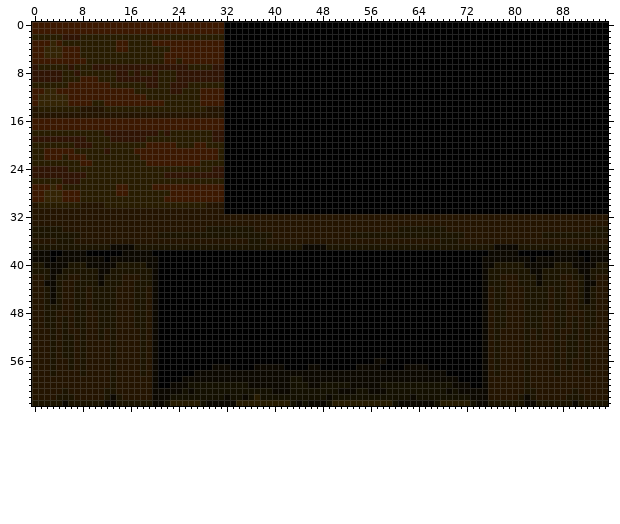
Two states of a sprite sheet, enginefx/textures-32/pack012/pedestal_wooden.png. Above is the file before it was changed.
The file is 96x64 pixels. Colours within 5 levels of each other are drawn and written as one.
Once edited:
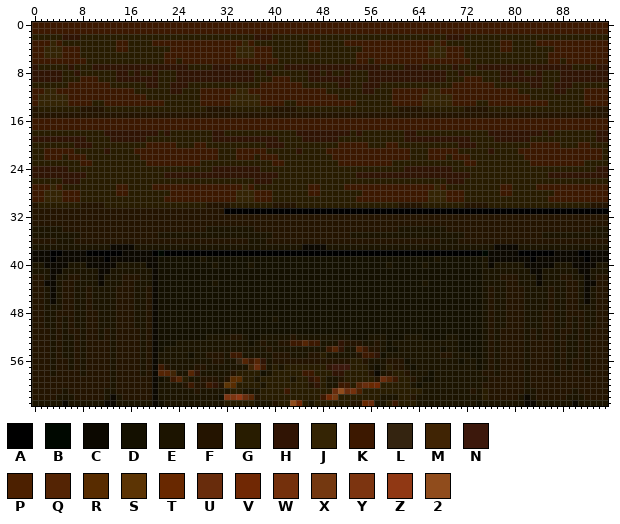
Palette (. is transparent): A #000000  B #000800  C #0c0800  D #141000  E #1c1400  F #241400  G #281c00  H #301404  J #342404  K #3c1800  L #342410  M #402404  N #3c180c  P #4c2000  Q #542404  R #582c00  S #5c3404  T #682800  U #682c0c  V #702804  W #74300c  X #743810  Y #7c3410  Z #903814  2 #904c1c
Author's note on the commit: Made the bottom of guard posts look nicer (#41)
Difference:
Changed rows in their new state; - is an unchanged pixel.
first column x 32:
 0 KKKKKKKKKKKKKKKKKKKKKKKKKKKKKKKKKKKKKKKKKKKKKKKKKKKKKKKKKKKKKKKK
 1 KKKKKKKKKKKKKKKKKKKKKKKKKKKKKKKKKKKKKKKKKKKKKKKKKKKKKKKKKKKKKKKK
 2 GGGGGHHHGGGGGGGGGGGGGGGGGGGGGGGGGGGGGHHHGGGGGGGGGGGGGGGGGGGGGGGG
 3 KKKJKGGGGGGGGGKKGGGGKKKKKKKKKKKKKKKJKGGGGGGGGGKKGGGGKKKKKKKKKKKK
 4 KKJJJKKKGGGGGGKKGGGGGGGKKKKKKKKKKKJJJKKKGGGGGGKKGGGGGGGKKKKKKKKK
 5 KKJJJKKKGGGGGGGGGGGGGGKKKKKKKKKKKKJJJKKKGGGGGGGGGGGGGGKKKKKKKKKK
 6 KKKKKKKKKGGGGGGGGGGGGGKKGKKKKKKKKKKKKKKKKGGGGGGGGGGGGGKKGKKKKKKK
 7 HGGGGGHGGGHHHHHHHHHHHHHHHHGGGGHHHGGGGGHGGGHHHHHHHHHHHHHHHHGGGGHH
 8 HHHHHGGHGGGGGGHHGHGGHGGGHHHHHHHHHHHHHGGHGGGGGGHHGHGGHGGGHHHHHHHH
 9 HHHHHGGGKKKGGGHHHHHHHGGGHHHHHHHHHHHHHGGGKKKGGGHHHHHHHGGGHHHHHHHH
10 GGGGGGKKKKKKKGGGGGGHHGGHHHGGGGGGGGGGGGKKKKKKKGGGGGGHHGGHHHGGGGGG
11 KKJJKKKKKKKKKKKKKGGGGGGHHGGGKKKKKKJJKKKKKKKKKKKKKGGGGGGHHGGGKKKK
12 KJJJJJKKKKKKKKKKKKKGGGGGGGGGKKKKKJJJJJKKKKKKKKKKKKKGGGGGGGGGKKKK
13 KJJJJJKKKKGGKKKKKKKKKKGGGGGGKKKKKJJJJJKKKKGGKKKKKKKKKKGGGGGGKKKK
14 FGGGGGGGFFFFGGGGGGGGGGGGGGGGGFFFFGGGGGGGFFFFGGGGGGGGGGGGGGGGGFFF
15 FFFFFFFFFFFFFFFFFFFFFFFFFFFFFFFFFFFFFFFFFFFFFFFFFFFFFFFFFFFFFFFF
16 KKKKKKKKKKKKKKKKKKKKKKKKKKKKKKKKKKKKKKKKKKKKKKKKKKKKKKKKKKKKKKKK
17 KKKKKKKKKKKKKKKKKKKKKKKKKKKKKKKKKKKKKKKKKKKKKKKKKKKKKKKKKKKKKKKK
18 GGGGGGGGGGGGHHHHHHHHHGHGGGGGGGHHGGGGGGGGGGGGHHHHHHHHHGHGGGGGGGHH
19 HHHHHHHHHGGGGHHHHHHGGGGGGGGGGGHHHHHHHHHHHGGGGHHHHHHGGGGGGGGGGGHH
20 GGGGGGGHHHGGGGGGGGGKKKKKGGGKKGGGGGGGGGGHHHGGGGGGGGGKKKKKGGGKKGGG
21 GGKKKKKGGGGGHGGGGKKKKKKKKKKKKKKGGGKKKKKGGGGGHGGGGKKKKKKKKKKKKKKG
22 GGKKKGKKKGGGGGGGGGKKKKKKKKKKKKKGGGKKKGKKKGGGGGGGGGKKKKKKKKKKKKKG
23 GGGGGGGGKKGGGGGGGGGKKKKKKKKKGGGGGGGGGGGGKKGGGGGGGGGKKKKKKKKKGGGG
24 HHHHHHGGGGGGGGGGGGGGGGGGGGGGGGHHHHHHHHGGGGGGGGGGGGGGGGGGGGGGGGHH
25 HHHHHHHHHGGGGGGGGGGGGGHHHHHHHHHHHHHHHHHHHGGGGGGGGGGGGGHHHHHHHHHH
26 GGGGGHHHGGGGGGGGGGGGGGGGGGGGGGGGGGGGGHHHGGGGGGGGGGGGGGGGGGGGGGGG
27 KKKJKGGGGGGGGGKKGGGGKKKKKKKKKKKKKKKJKGGGGGGGGGKKGGGGKKKKKKKKKKKK
28 KKJJJKKKGGGGGGKKGGGGGGGKKKKKKKKKKKJJJKKKGGGGGGKKGGGGGGGKKKKKKKKK
29 KKJJJKKKGGGGGGGGGGGGGGKKKKKKKKKKKKJJJKKKGGGGGGGGGGGGGGKKKKKKKKKK
30 FGGGGGGGFFFFGGGGGGGGGGGGGGGGGFFFFGGGGGGGFFFFGGGGGGGGGGGGGGGGGFFF
first column x 21:
38 B-----------------------------------------------------B
39 DDDDDDDEDDDDDDDDDDDDDDDDDDDDDDDDDDDDDDDDDDDDDDEDDDDDDDE
40 DDDDDDDDDEDDDDDEDDDDDDDDDDDDDDDDDDDDDDEDDDDDEDDDDDDDDDE
41 DDDDDDDDDDDDDDDDDDDDDDDDDDDDDDDDDDDDDDDDDDDDDDDDDDDDDDE
42 DDDDDDDDDDDDDDDDDDDDDDDDDDDDDDDDDDDDDDDDDDDDDDDDDDDDDDE
43 DDDDDDDDDEDDDDDDDDDDDDDDDDDDDDDDDDDDDDDDDDDDEDDDDDDDDDE
44 DDDDDDDDDDDDDDDDDDDDDDDDDDDDDDDDDDDDDDDDDDDDDDDDDDDDDDE
45 DDDDDDDDDDDDDDDDDDDDDDDDDDDDDDDDDDDDDDDDDDDDDDDDDDDDDDE
46 DDDDDDDDDDDDDDDDDDDDDDDDDDDDDDDDDDDDDDDDDDDDDDDDDDDDDDE
47 DDDDDDDDDDDDDDDDDDDDDDDDDDDDDDDDDDDDDDDDDDDDDDDDDDDDDDE
48 DDDDDDDDDDDDDDDDDDDDDDDDDDDDDDDDDDDDDDDDDDDDDDDDDDDDDDE
49 DDDDDDDDDDDDDDDDDDDEDDDDDDDDDDDDDDDDDDDDDDDDDDDDDDDDDDE
50 DDDDDDDDDDDDDDDDDDDDDDDDDDDDDDDDDDDDDDDDDDDDDDDDDDDDDDE
51 DDDDDDDDDDDDDDDDDDDDDDDDDDDDDDDDDDDDDDDDDDDDDDDDDDDDDDE
52 DDDDDDDDEEEEFFEDDEEEEEFEEEEEEEEEDDDEEEDDDEEEDDDDEEDDDDE
53 DDDEEEEEEEEEEEEDEFEEFFKKQKKEEEHFFFEEFEDEEEEEEEEEEEDDDDE
54 DEEEEEEEEEEEEEEEEEFEEEEEEEEEKQHEEQKFFEDDEEEEEEEDEEDDDDE
55 EEEEEDEEFFFEKKEEEEEFFFEEEFFGEEEEEFKKHDEEEEEEEEEFFEEEDDE
56 EEEEEEEEEFFEELQKQHEFFFFFFFFFFFFFGGFEEEFFFDEEEEEEEEDEEDE
57 KFEEEEFFEEEEEEEMUKEGEGGGGGGGHNNNGGGEDEGFFEDEEEEEEEEEEDE
58 QQMEEQHEEEEEFGGGGDEGGGGGKKGGGHHGGGGF-EFGGFEEEDEEEEEEEEF
59 DEKQGEEFFFEFRRGGEGGGGGEGGHKGEEFGGGGGFUQKGGFEDDEEEEEEEEE
60 EEEEFKFFKHFSRGGGGEGGGGGGGFHGEEKKGQUTVGGGGGE-EEEEEEEEEEF
61 EEEEEEFEEEEEGGEEEGGGGKGGGGGGGU2UWPGGGGGGGGGGEEEEEEEEFEG
62 EEEEEEEEEE-YYZUQFGGGGGGGGGGKVXGGGGGGGEEEGGFEEEEEEEEEEEG
63 DEEEEEEEEEEGG---EEEF--2VGEGGG---FFTUEE-KGGGEEEEEEEEEEDE
Changed places in both pictures, as pixel boxes (x1, y1, x2, y2):
changed: (224, 22, 608, 208)
changed: (158, 250, 488, 406)
